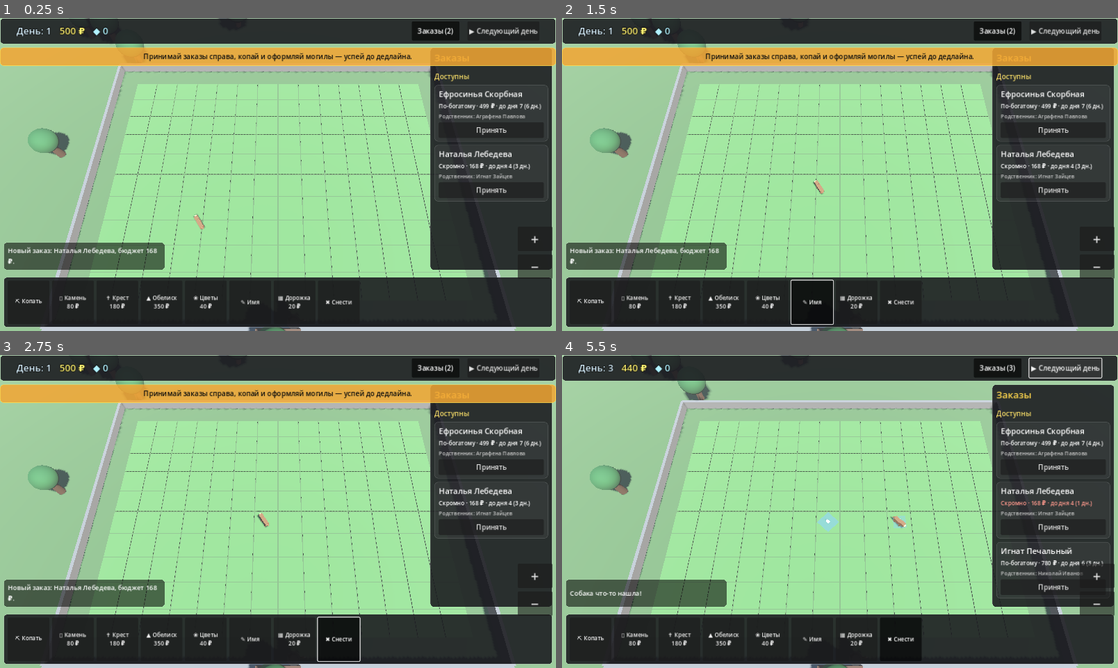
Above: before the commit, frames 1-4 (two rows, left to right).
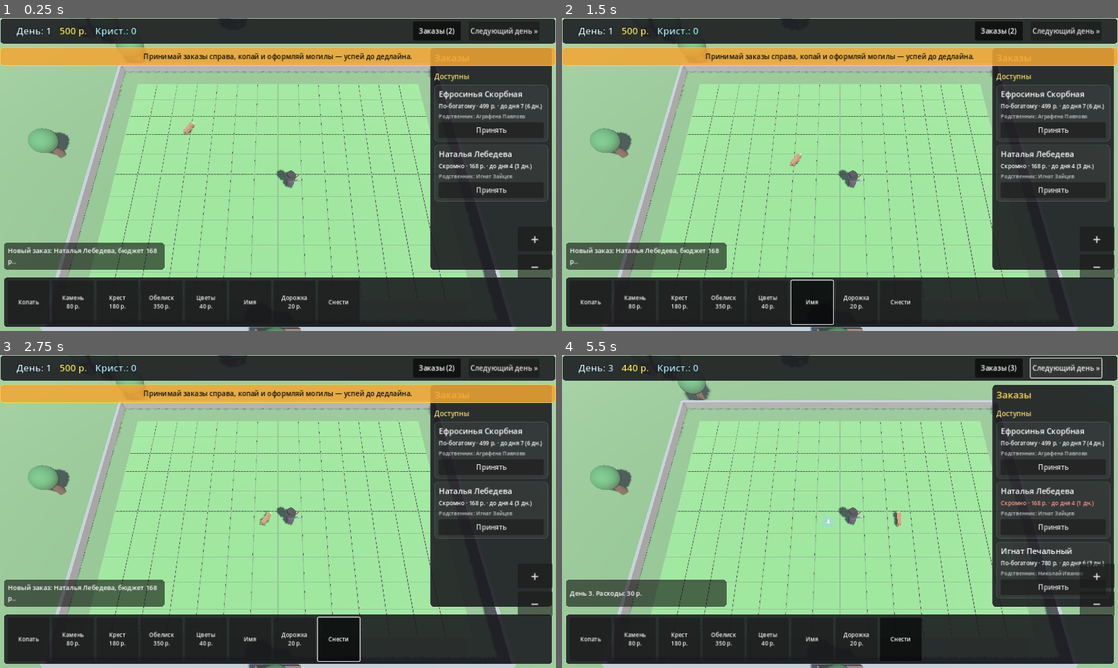
Above: after the commit, the same moments.

Repository: omskanet-wq/veseliy-mogilshchik
Game: Godot game, scene res://scenes/main.tscn
Two runs of this game, one before a commit and one after it. Both use one fixed random seed, a clock stepped at 60 frames per second and the inputs below.
Inputs (mouse positions are in pixels of both pictures, inside the frame that each line leads up to):
- Up to frame 1 (0.25 s): no input
- Up to frame 2 (1.5 s): click (589, 302) at 0.5 s, where only the run after the commit has a clickable "Копать"; click (812, 302) at 1.25 s, where only the run after the commit has a clickable "Имя"
- Up to frame 3 (2.75 s): click (339, 639) at 2 s, where only the run after the commit has a clickable "Снести"
- Up to frame 4 (5.5 s): click "Заказы (2)" at 2.75 s; click (1067, 367) at 3.5 s, where only the run before the commit has a clickable "▶ Следующий день"; click "Заказы (3)" at 4.25 s; click (1067, 367) at 5 s, where only the run after the commit has a clickable "Следующий день »"

The runs differ from the first frame. In frame 1, 1.4% of the frame differs, in the area x 1-98%, y 1-100%; in frame 2, 1.4%; in frame 3, 1.4%; in frame 4, 1.7%, in the area x 1-98%, y 0-100%.

Commit message:
Use only widely-supported glyphs in HUD/log labels
Default Godot font does not have ⛏ ▯ ✝ ▲ ❀ ✎ ▦ ✖ ◆ ₽ ⚠ — they rendered
as tofu boxes on the deployed PWA. Replaced with plain Russian text:

- Money formatter now appends "<num> р." instead of "<num> ₽".
- Crystals stat label is "Крист.: <n>" instead of "◆ <n>".
- Tool buttons drop the leading icon char ("⛏ Копать" → "Копать", etc).
- Cell order label warning glyph ⚠ → "!".
- "Следующий день" button drops the ▶ prefix; trailing » is safe.
- Player auto-walks and digs the freshly assigned cell (one-click flow).
- Player position now starts at the cemetery centre instead of beyond
  the camera's far edge; dog spawns inside the visible grid.

Co-Authored-By: Devin AI <158243242+devin-ai-integration[bot]@users.noreply.github.com>

Diff:
--- a/scripts/cell.gd
+++ b/scripts/cell.gd
@@ -208,7 +208,7 @@
 	var days_left: int = order["deadline_day"] - TimeManager.current_day
 	var txt := "%s\nдо дня %d" % [order["deceased_short"], order["deadline_day"]]
 	if days_left <= 0:
-		txt += "  ⚠"
+		txt += "  !"
 	_order_label = Label3D.new()
 	_order_label.text = txt
 	_order_label.font_size = 18
--- a/scripts/game.gd
+++ b/scripts/game.gd
@@ -60,11 +60,13 @@
 	OrderManager.order_completed.connect(_on_order_completed)
 	OrderManager.order_failed.connect(_on_order_failed)
 	TimeManager.day_changed.connect(_on_day_changed_refresh_labels)
-	# Place player and dog at sensible visible spots.
-	var player_cell: Cell = grid.cell_at(Vector2i(grid_dimensions.x / 2, grid_dimensions.y - 1))
+	# Place player and dog at sensible visible spots inside the cemetery.
+	var player_cell: Cell = grid.cell_at(Vector2i(grid_dimensions.x / 2, grid_dimensions.y / 2))
 	if player_cell:
-		player.global_position = player_cell.global_position + Vector3(0, 0, 1.6)
-	dog.position = Vector3(-grid_dimensions.x * Cell.CELL_SIZE * 0.25, 0, grid_dimensions.y * Cell.CELL_SIZE * 0.25)
+		player.global_position = player_cell.global_position
+	var dog_cell: Cell = grid.cell_at(Vector2i(2, 2))
+	if dog_cell:
+		dog.global_position = dog_cell.global_position
 
 
 func _build_environment() -> void:
@@ -290,7 +292,7 @@
 	if order_id > 0:
 		var result: Dictionary = OrderManager.try_complete_order(order_id, cell.decoration_cost)
 		if result["success"]:
-			log_message.emit("Заказ выполнен! +%d ₽ прибыли" % int(result["profit"]))
+			log_message.emit("Заказ выполнен! +%s прибыли" % format_money(int(result["profit"])))
 		else:
 			log_message.emit("Заказ провален: %s" % result["reason"])
 	else:
@@ -323,7 +325,7 @@
 		Cell.State.EMPTY: s = "Пустая клетка"
 		Cell.State.ASSIGNED: s = "Отведено под заказ"
 		Cell.State.DUG: s = "Выкопанная могила"
-		Cell.State.GRAVE: s = "Декорированная могила (₽%d)" % cell.decoration_cost
+		Cell.State.GRAVE: s = "Декорированная могила (%s)" % format_money(cell.decoration_cost)
 		Cell.State.COMPLETED: s = "Завершённая могила: %s" % cell.engraved_name
 		Cell.State.PATH: s = "Дорожка"
 	log_message.emit(s)
@@ -398,11 +400,11 @@
 		out = s[i] + out
 		count += 1
 		if count == 3 and i > 0:
-			out = "\u202f" + out
+			out = " " + out
 			count = 0
 	if value < 0:
 		out = "-" + out
-	return out + " ₽"
+	return out + " р."
 
 
 # ---------- Order acceptance flow ----------
--- a/scripts/ui/hud.gd
+++ b/scripts/ui/hud.gd
@@ -112,8 +112,8 @@
 	# Margin
 	hbox.add_child(_spacer(10))
 	_day_label = _make_stat_label("День: 1", Color(0.85, 0.95, 1.0))
-	_money_label = _make_stat_label("₽ 500", Color(1.0, 0.95, 0.45))
-	_crystals_label = _make_stat_label("◆ 0", Color(0.7, 0.95, 1.0))
+	_money_label = _make_stat_label("500 р.", Color(1.0, 0.95, 0.45))
+	_crystals_label = _make_stat_label("Крист.: 0", Color(0.7, 0.95, 1.0))
 	hbox.add_child(_day_label)
 	hbox.add_child(_money_label)
 	hbox.add_child(_crystals_label)
@@ -127,7 +127,7 @@
 	_orders_button.toggled.connect(_on_orders_toggled)
 	hbox.add_child(_orders_button)
 	var next_btn := Button.new()
-	next_btn.text = "▶ Следующий день"
+	next_btn.text = "Следующий день »"
 	next_btn.custom_minimum_size = Vector2(150, 40)
 	next_btn.add_theme_font_size_override("font_size", 16)
 	next_btn.pressed.connect(func() -> void: game.advance_day())
@@ -278,14 +278,14 @@
 	flow.add_theme_constant_override("h_separation", 6)
 	flow.add_theme_constant_override("v_separation", 6)
 	panel.add_child(flow)
-	_make_tool_button(flow, Game.TOOL_DIG, "⛏ Копать", "Вырыть отведённую могилу")
-	_make_tool_button(flow, Game.TOOL_TOMBSTONE_0, "▯ Камень\n%s" % Game.format_money(Game.TOMBSTONE_COSTS[0]), "Простой надгробный камень")
-	_make_tool_button(flow, Game.TOOL_TOMBSTONE_1, "✝ Крест\n%s" % Game.format_money(Game.TOMBSTONE_COSTS[1]), "Деревянный крест")
-	_make_tool_button(flow, Game.TOOL_TOMBSTONE_2, "▲ Обелиск\n%s" % Game.format_money(Game.TOMBSTONE_COSTS[2]), "Богатый обелиск")
-	_make_tool_button(flow, Game.TOOL_FLOWERS, "❀ Цветы\n%s" % Game.format_money(Game.FLOWER_COST), "Украсить цветами")
-	_make_tool_button(flow, Game.TOOL_NAME, "✎ Имя", "Выбить имя на надгробии")
-	_make_tool_button(flow, Game.TOOL_PATH, "▦ Дорожка\n%s" % Game.format_money(Game.PATH_COST), "Положить дорожку")
-	_make_tool_button(flow, Game.TOOL_DEMOLISH, "✖ Снести", "Очистить клетку")
+	_make_tool_button(flow, Game.TOOL_DIG, "Копать", "Вырыть отведённую могилу")
+	_make_tool_button(flow, Game.TOOL_TOMBSTONE_0, "Камень\n%s" % Game.format_money(Game.TOMBSTONE_COSTS[0]), "Простой надгробный камень")
+	_make_tool_button(flow, Game.TOOL_TOMBSTONE_1, "Крест\n%s" % Game.format_money(Game.TOMBSTONE_COSTS[1]), "Деревянный крест")
+	_make_tool_button(flow, Game.TOOL_TOMBSTONE_2, "Обелиск\n%s" % Game.format_money(Game.TOMBSTONE_COSTS[2]), "Богатый обелиск")
+	_make_tool_button(flow, Game.TOOL_FLOWERS, "Цветы\n%s" % Game.format_money(Game.FLOWER_COST), "Украсить цветами")
+	_make_tool_button(flow, Game.TOOL_NAME, "Имя", "Выбить имя на надгробии")
+	_make_tool_button(flow, Game.TOOL_PATH, "Дорожка\n%s" % Game.format_money(Game.PATH_COST), "Положить дорожку")
+	_make_tool_button(flow, Game.TOOL_DEMOLISH, "Снести", "Очистить клетку")
 
 
 func _make_tool_button(parent: Control, tool_id: String, label: String, tooltip: String) -> void:
@@ -493,7 +493,7 @@
 
 
 func _on_crystals_changed(value: int) -> void:
-	_crystals_label.text = "◆ %d" % value
+	_crystals_label.text = "Крист.: %d" % value
 
 
 func _on_day_changed(value: int) -> void:
